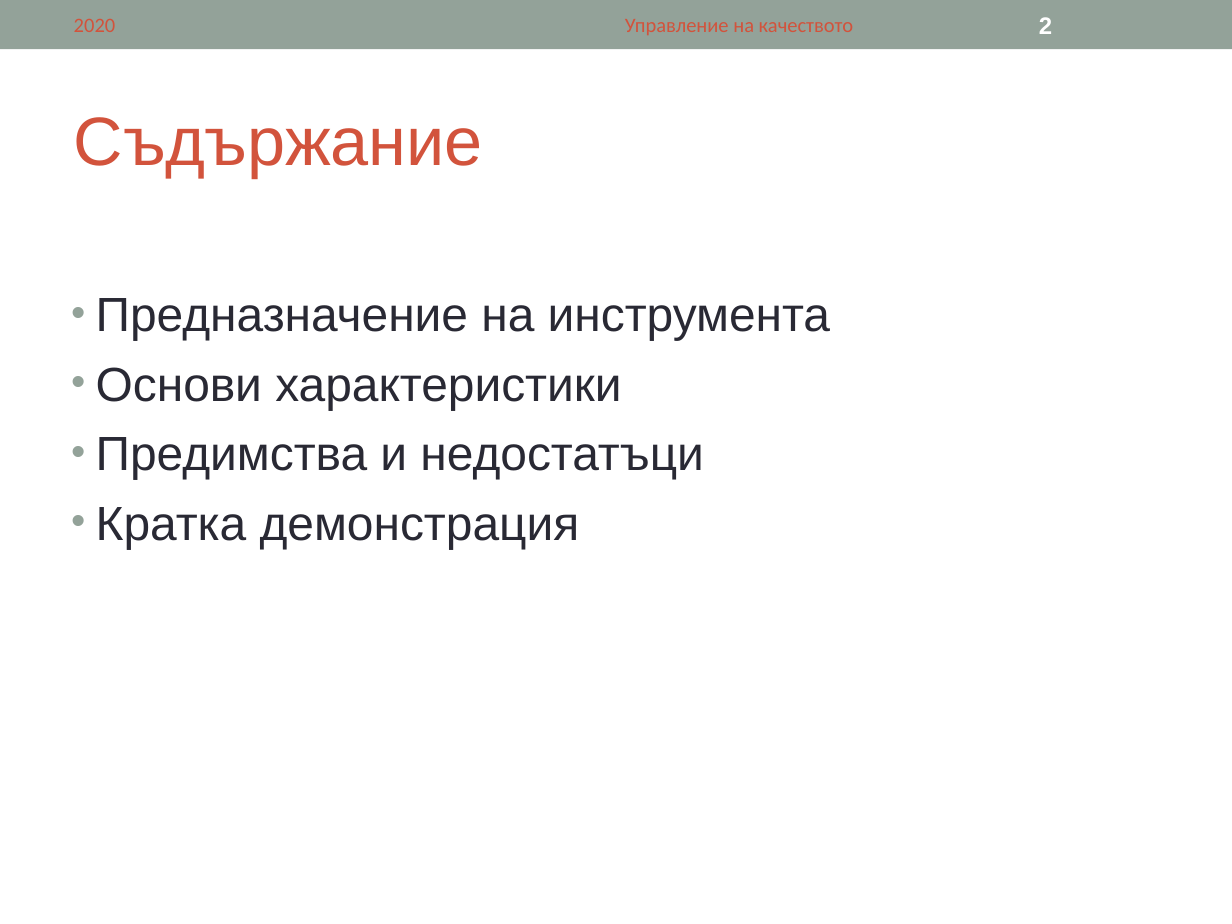
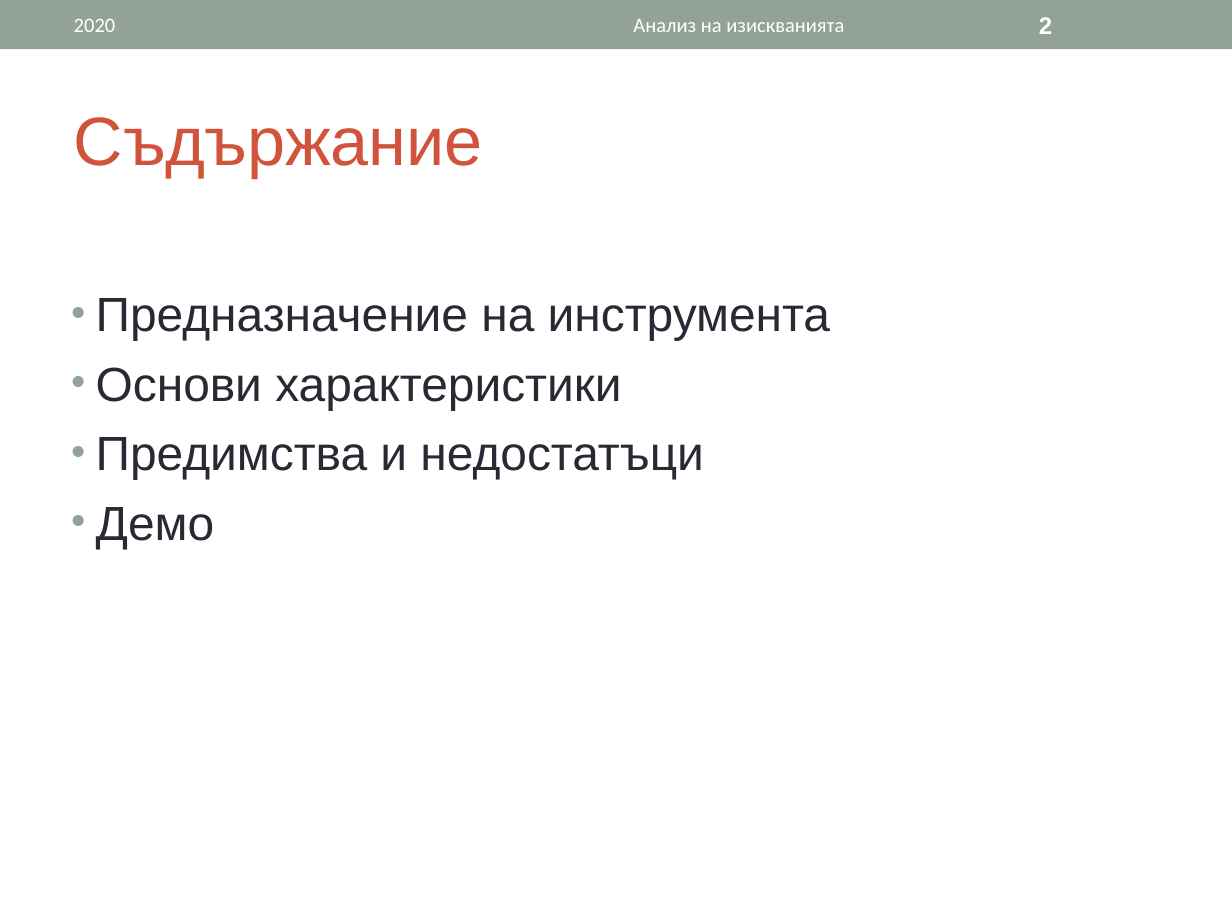
Before and after one commit to ivanchuchulski/fmi-requirements-analisys, a slide deck: slide 2 of tool-presentation/62121-62151-62167-CaseComplete.ppt. Drawn at 1232x924 pixels with LibreOffice and Linux fonts; fonts in the diff are those of the drawing. Boxes give left, top, right and bottom in pixels: in the first picture for what was removed or moved away, otherwise in the second. Text is boxed around its words. In the diff, an @@ line names an element or a change of style, - is before the commit and + after.

```diff
--- a/tool-presentation/62121-62151-62167-CaseComplete.ppt
+++ b/tool-presentation/62121-62151-62167-CaseComplete.ppt
@@ text "2020" at (74, 19, 116, 32): text colour #D2533C to #FFFFFF @@
@@ text at (633, 19, 844, 32): text changed; text colour #D2533C to #FFFFFF @@
-Управление на качеството
+Анализ на изискванията
@@ text at (96, 507, 215, 549): text changed @@
-• Кратка демонстрация
+• Демо
```
Also in this commit, not shown: 9 other slides changed, 2 slides added, 3 slides removed.
